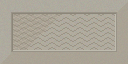
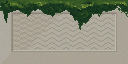
Revision of a layered w=128, h=64 image; what changed, layer by layer:
added layer "Layer 10" above "Layer 5" over box(0, 0, 128, 30)
